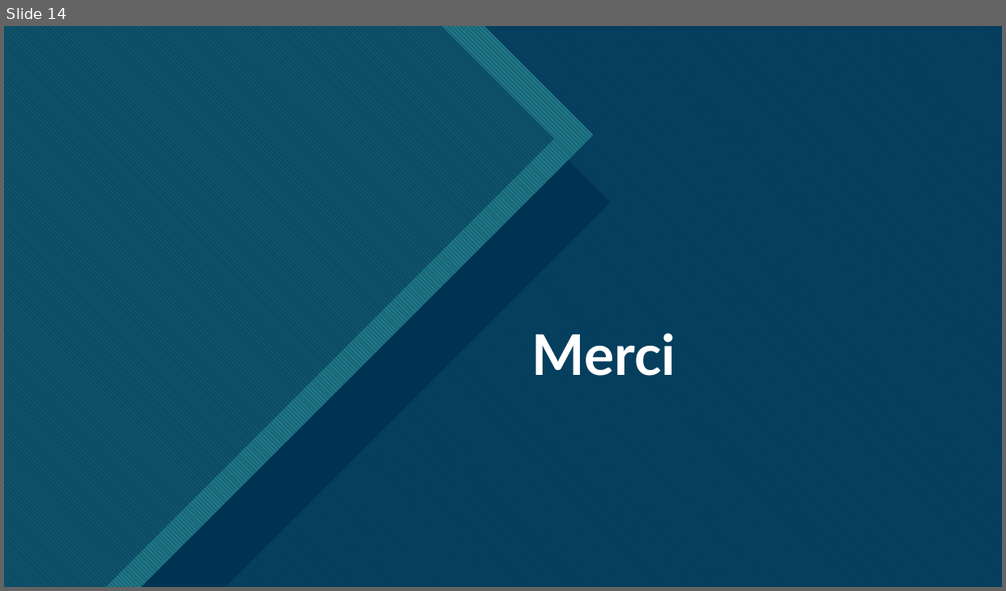
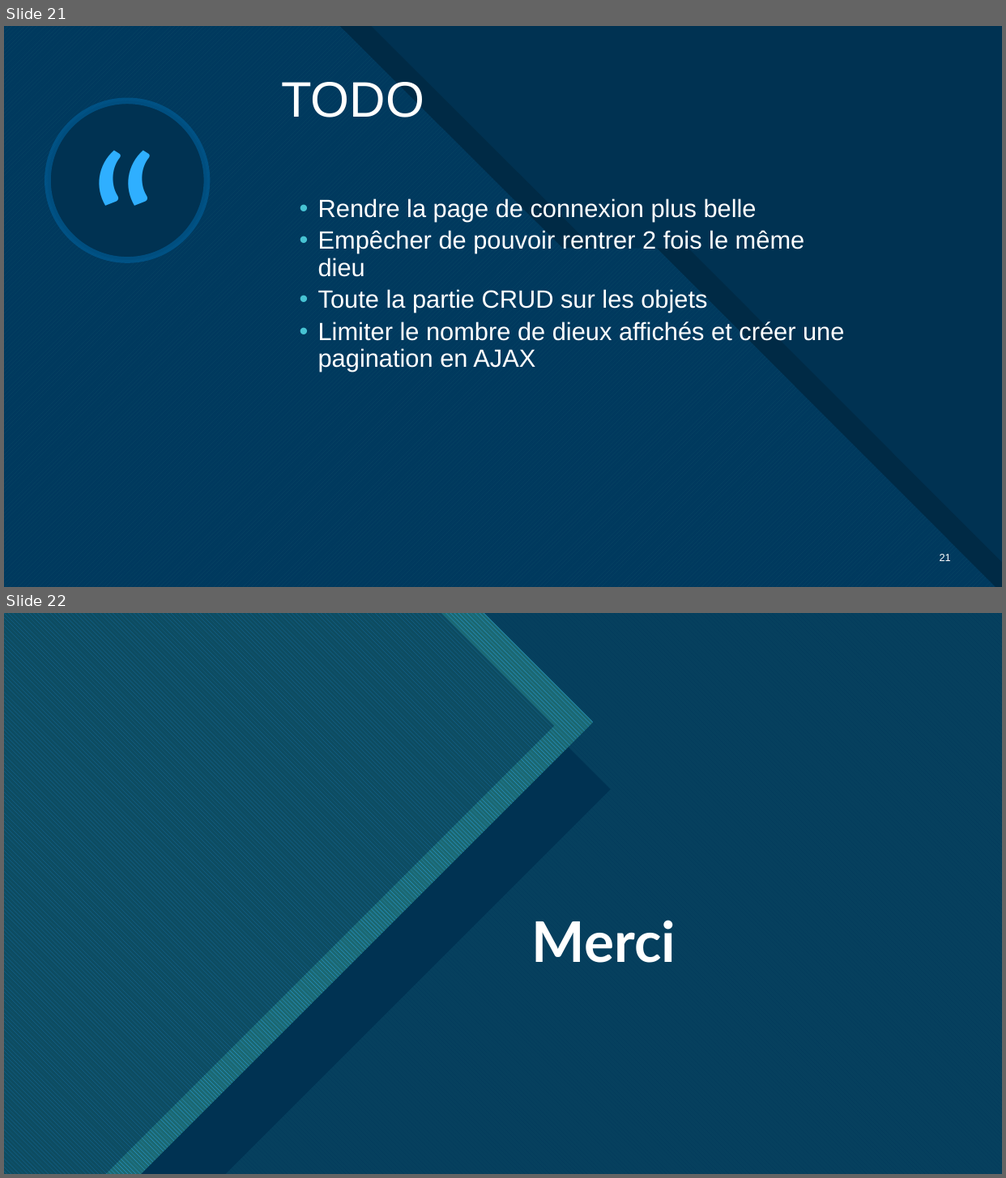
Before and after one commit to MisterSCO/dossier_projet, a slide deck: ressources/Soutenance.pptx. Shown one above the other, each under a label of ours: slide 14 before the commit, slides 21 and 22 after it. The pictures are 1006x591 and 1006x1178 pixels, drawn with LibreOffice and Linux fonts; fonts in the diff are those of the drawing. Boxes give left, top, right and bottom in pixels: in the first picture for what was removed or moved away, otherwise in the second. Text is boxed around its words. In the diff, an @@ line names an element or a change of style, - is before the commit and + after.

```diff
--- a/ressources/Soutenance.pptx
+++ b/ressources/Soutenance.pptx
@@ slide 21 added at bbox=[4, 26, 1002, 587], background #FFFFFF; not listed: 9 template elements that a slide beside it also shows @@
@@ rectangle added at bbox=[4, 26, 1002, 587], fill #003352 @@
@@ freeform shape added at bbox=[4, 26, 996, 587], fill pattern #47C3D3 on #0065A4 @@
@@ freeform shape added at bbox=[4, 26, 1002, 587], fill #003352 at 85% opacity @@
@@ freeform shape added at bbox=[35, 26, 1002, 587], fill #000000 @@
@@ text added at bbox=[281, 82, 424, 118], 48 pt, text #FFFFFF @@
+TODO
@@ ellipse added at bbox=[48, 101, 206, 260], fill #003352, outline #0065A4 6 pt @@
@@ text added at bbox=[83, 101, 165, 336], 184 pt, text #2FAFFF @@
+“
@@ text added at bbox=[318, 199, 844, 372], 24 pt, text #FFFFFF @@
+  • Rendre la page de connexion plus belle
+  • Empêcher de pouvoir rentrer 2 fois le même dieu
+  • Toute la partie CRUD sur les objets
+  • Limiter le nombre de dieux affichés et créer une pagination en AJAX
@@ page number added at bbox=[940, 554, 951, 561], 10 pt, text #FFFFFF @@
+21
@@ what was slide 14 is now slide 22 @@
```
Also in this commit, not shown: 2 slides changed, 17 other slides added, 11 slides removed, 44 other files.
